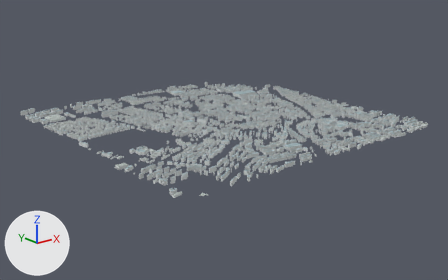
Renders of the glTF model projects/shanghai/assets/city/tiles/14-13703-6698.glb from each side of a commit.
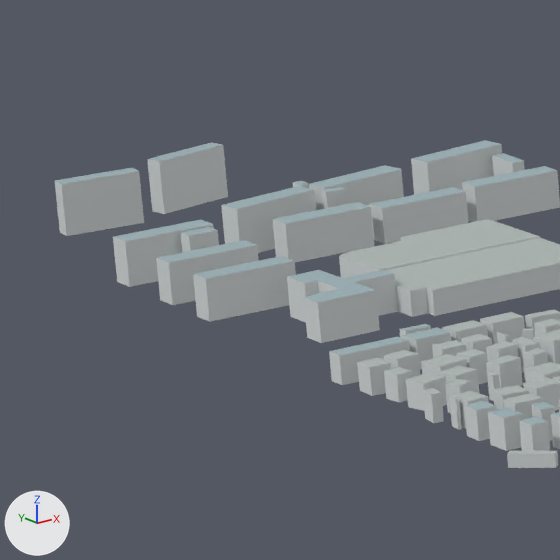
There are two pictures of each version: one whole from a camera (50 mm lens) standing at (-2657.0, -3376.0, 1196.0) and looking at (-3.0, -59.0, -131.0), one close up on the part from 4% to 14% of the width and 34% to 51% of the height. The lights are fixed; the arrows at lower left show +X, +Y and +Z. The first two pictures are the older version. Where no turn or scale is listed for an object, it has been applied to the vertices. Vertices at exactly the same position are counted once.
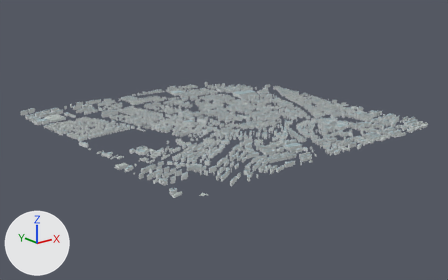
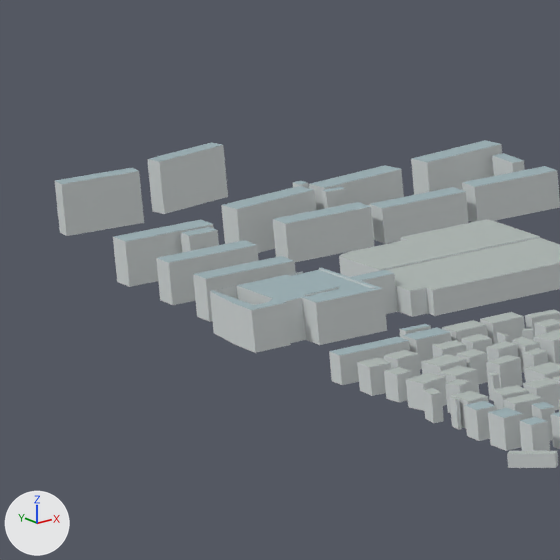
Changed parts and their boxes [x1, y1, x2, y2] in the close-ups (560 x 560 px):
```json
{"part": 1, "of": "me_mesh_0", "change": "built on", "after": [210, 267, 387, 353]}
```

Edits to the scene script, one JSON object a line:
```json
{"block": "me_mesh_0", "where": "# used by ob_mesh_0; location = (-1075.7, 1058.4, 0.0)"}
{"op": "remove", "block": "me_mesh_0", "code": "me_mesh_0.from_pydata(...)  # 24007 vertices, 37428 faces; spans x 0.0..2157.0, y -2124.0..0.0, z 0.0..39.0"}
{"op": "add", "block": "me_mesh_0", "code": "me_mesh_0.from_pydata(...)  # 24054 vertices, 37540 faces; spans x 0.0..2157.0, y -2124.0..0.0, z 0.0..39.0"}
{"block": "me_mesh_0", "change": "me_mesh_0 part 1"}
{"block": "me_mesh_0", "change": "12 faces are deleted"}
{"block": "me_mesh_0", "change": "18 vertices are added at x 5.0..88.0, y -377.0..-303.0, z 0.0"}
{"block": "me_mesh_0", "change": "13 new vertices lie (0.0, 0.0, 26.0) away from vertices in x 45.0..85.0, y -373.0..-303.0, z 0.0"}
{"block": "me_mesh_0", "change": "16 new vertices lie (0.0, 0.0, 26.0) away from vertices in x 5.0..88.0, y -377.0..-303.0, z 0.0"}
{"block": "me_mesh_0", "change": "66 new faces join them, mat_stone_and_concrete_walls (light grey #d3d8d8)"}
{"block": "me_mesh_0", "change": "58 new faces join them, mat_mid_rise_rooftops (grey #a0b5ba)"}
```
